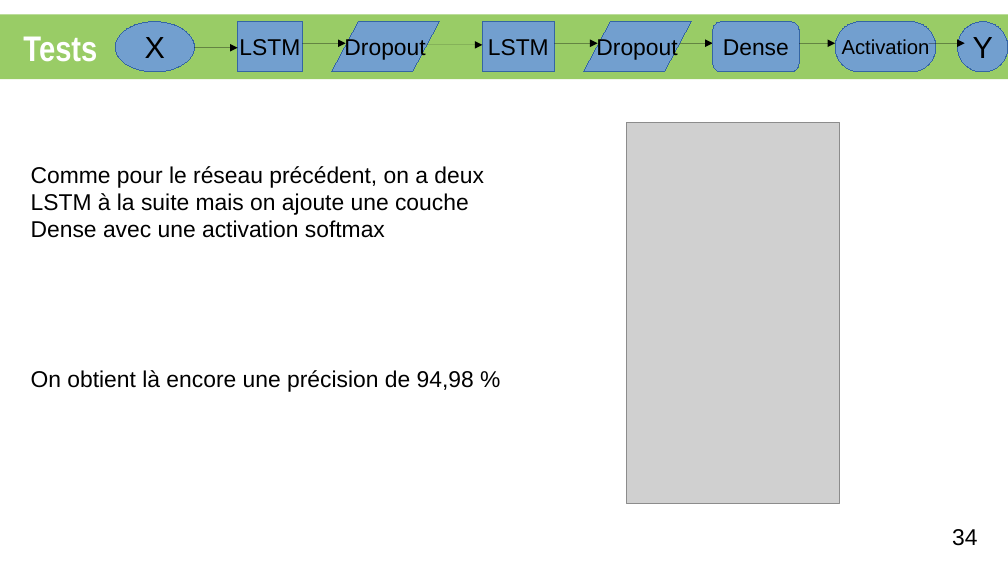
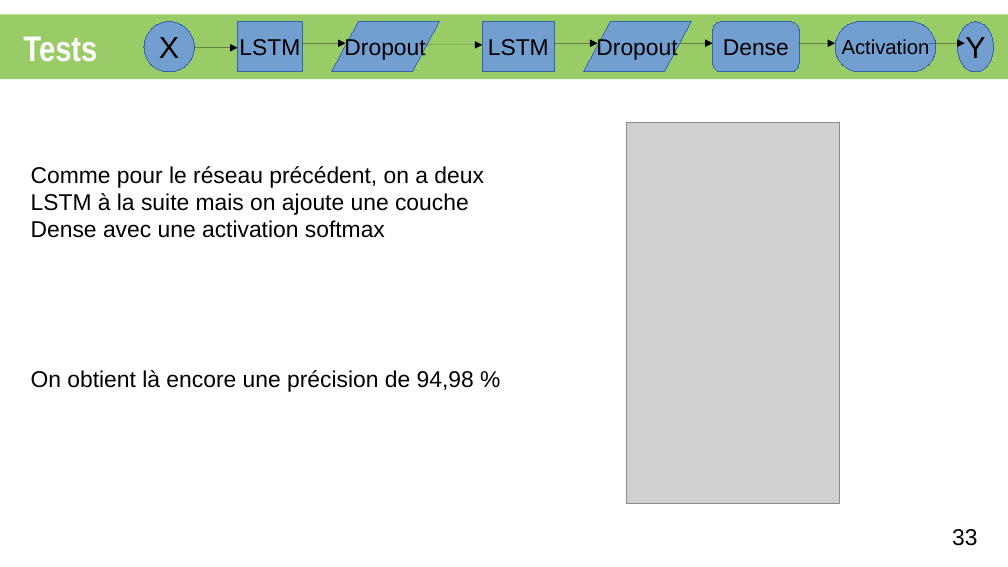
Before and after one commit to XgLsuLzRMy/Composition-Musicale-par-Reseau-de-Neurones, a slide deck: slide 33 of projet.odp (slide 34 before the commit). Drawn at 1008x567 pixels with LibreOffice and Linux fonts; fonts in the diff are those of the drawing; grey boxes stand for pictures. Boxes give left, top, right and bottom in pixels: in the first picture for what was removed or moved away, otherwise in the second. Text is boxed around its words. In the diff, an @@ line names an element or a change of style, - is before the commit and + after.

```diff
--- a/projet.odp
+++ b/projet.odp
@@ ellipse "X": place and size @@
-ellipse "X" at <box>115,22,195,72</box>
+ellipse "X" at <box>144,22,194,72</box>
@@ ellipse "Y": place and size @@
-ellipse "Y" at <box>958,22,1008,72</box>
+ellipse "Y" at <box>958,22,993,72</box>
@@ page number at <box>952,529,977,546</box>: text changed @@
-34
+33
```
Also in this commit, not shown: 8 other slides changed, 1 slide added, 2 slides removed.
